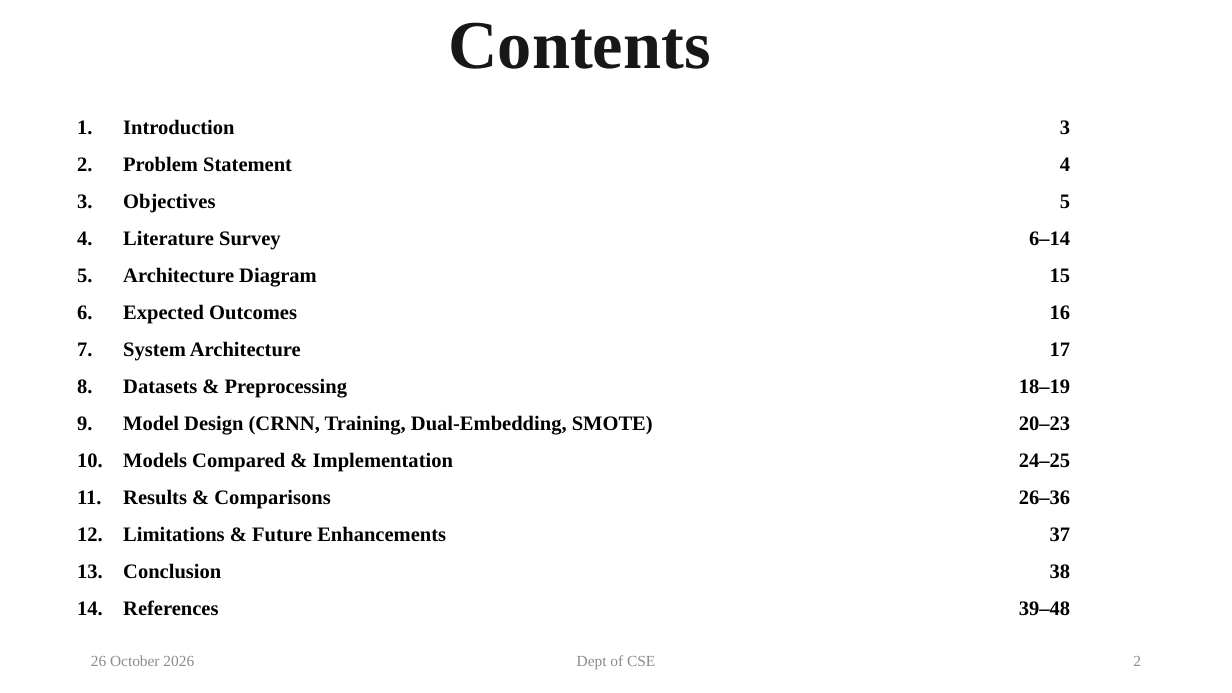
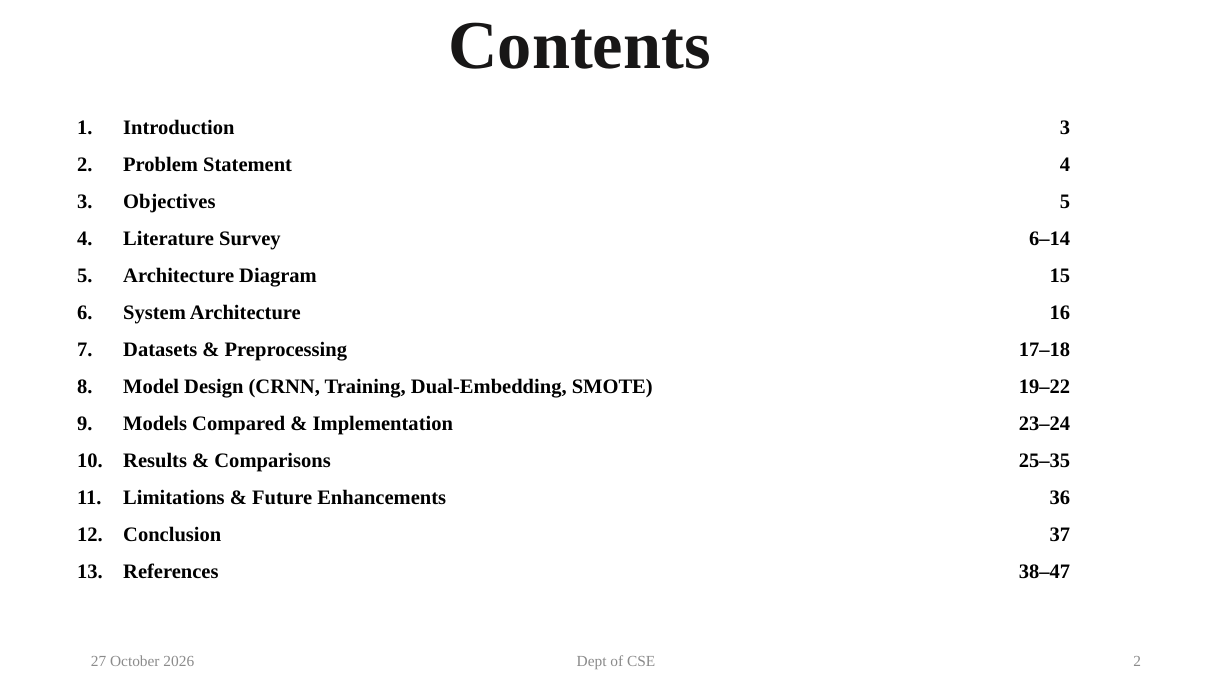
Before and after one commit to Adithya-1489181/eeg_hdc, a slide deck: slide 2 of presentation/EEG-HDC Final Presentation.pptx. Drawn at 1232x693 pixels with LibreOffice and Linux fonts; fonts in the diff are those of the drawing. Boxes give left, top, right and bottom in pixels: in the first picture for what was removed or moved away, otherwise in the second. Text is boxed around its words. In the diff, an @@ line names an element or a change of style, - is before the commit and + after.

```diff
--- a/presentation/EEG-HDC Final Presentation.pptx
+++ b/presentation/EEG-HDC Final Presentation.pptx
@@ text at [123,304,1071,579]: text changed @@
-6. Expected Outcomes 16
-7. System Architecture 17
-8. Datasets & Preprocessing 18–19
-9. Model Design (CRNN, Training, Dual-Embedding, SMOTE) 20–23
-10. Models Compared & Implementation 24–25
-11. Results & Comparisons 26–36
-12. Limitations & Future Enhancements 37
-13. Conclusion 38
-14. References 39–48
+6. System Architecture 16
+7. Datasets & Preprocessing 17–18
+8. Model Design (CRNN, Training, Dual-Embedding, SMOTE) 19–22
+9. Models Compared & Implementation 23–24
+10. Results & Comparisons 25–35
+11. Limitations & Future Enhancements 36
+12. Conclusion 37
+13. References 38–47
@@ text at [91,655,194,666]: text changed @@
-26 October 2026
+27 October 2026
```
Also in this commit, not shown: 38 other slides changed, 1 slide removed, 2 other files.
